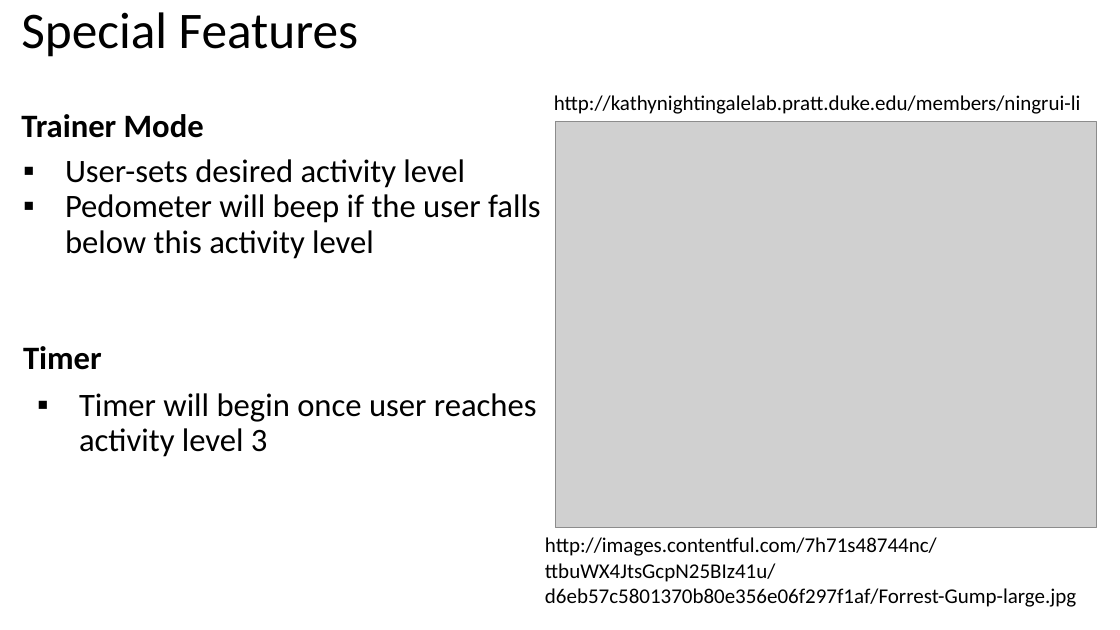
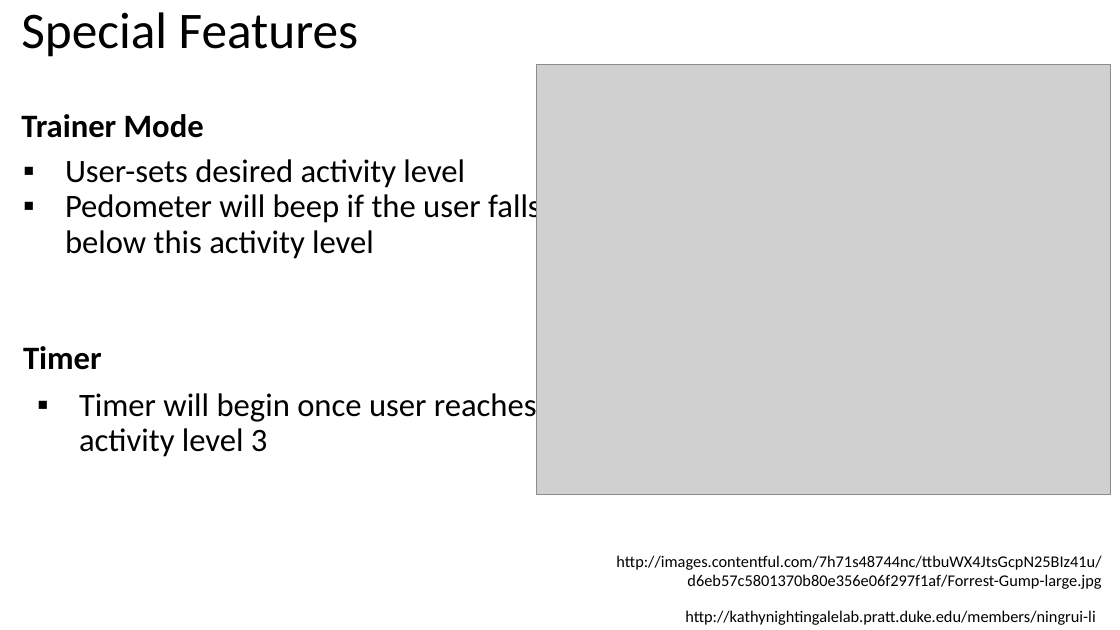
Before and after one commit to imatlopez/Fitbrick, a slide deck: slide 6 of Presentation.pptx. Drawn at 1120x630 pixels with LibreOffice and Linux fonts; fonts in the diff are those of the drawing; grey boxes stand for pictures. Boxes give left, top, right and bottom in pixels: in the first picture for what was removed or moved away, otherwise in the second. Text is boxed around its words. In the diff, an @@ line names an element or a change of style, - is before the commit and + after.

Commit message:
v1.0.6

```diff
--- a/Presentation.pptx
+++ b/Presentation.pptx
@@ picture: place and size @@
-picture at (555,122,1096,528)
+picture at (537,64,1111,494)
@@ text "http://images.contentful.com/7h71s48744nc/ttbuWX4JtsGcpN25BI ...": place and size @@
-text "http://images.contentful.com/7h71s48744nc/ttbuWX4JtsGcpN25BI ..." at (545,537,1076,607)
+text "http://images.contentful.com/7h71s48744nc/ttbuWX4JtsGcpN25BI ..." at (616,555,1101,589)
@@ text "http://images.contentful.com/7h71s48744nc/ttbuWX4JtsGcpN25BI ..." at (616,555,1101,589): size 18 to 14 pt; alignment left to right @@
@@ text "http://kathynightingalelab.pratt.duke.edu/members/ningrui-li": place and size @@
-text "http://kathynightingalelab.pratt.duke.edu/members/ningrui-li" at (554,95,1081,114)
+text "http://kathynightingalelab.pratt.duke.edu/members/ningrui-li" at (685,610,1095,625)
@@ text "http://kathynightingalelab.pratt.duke.edu/members/ningrui-li" at (685,610,1095,625): size 18 to 14 pt @@
```
Also in this commit, not shown: 1 other slide changed.
